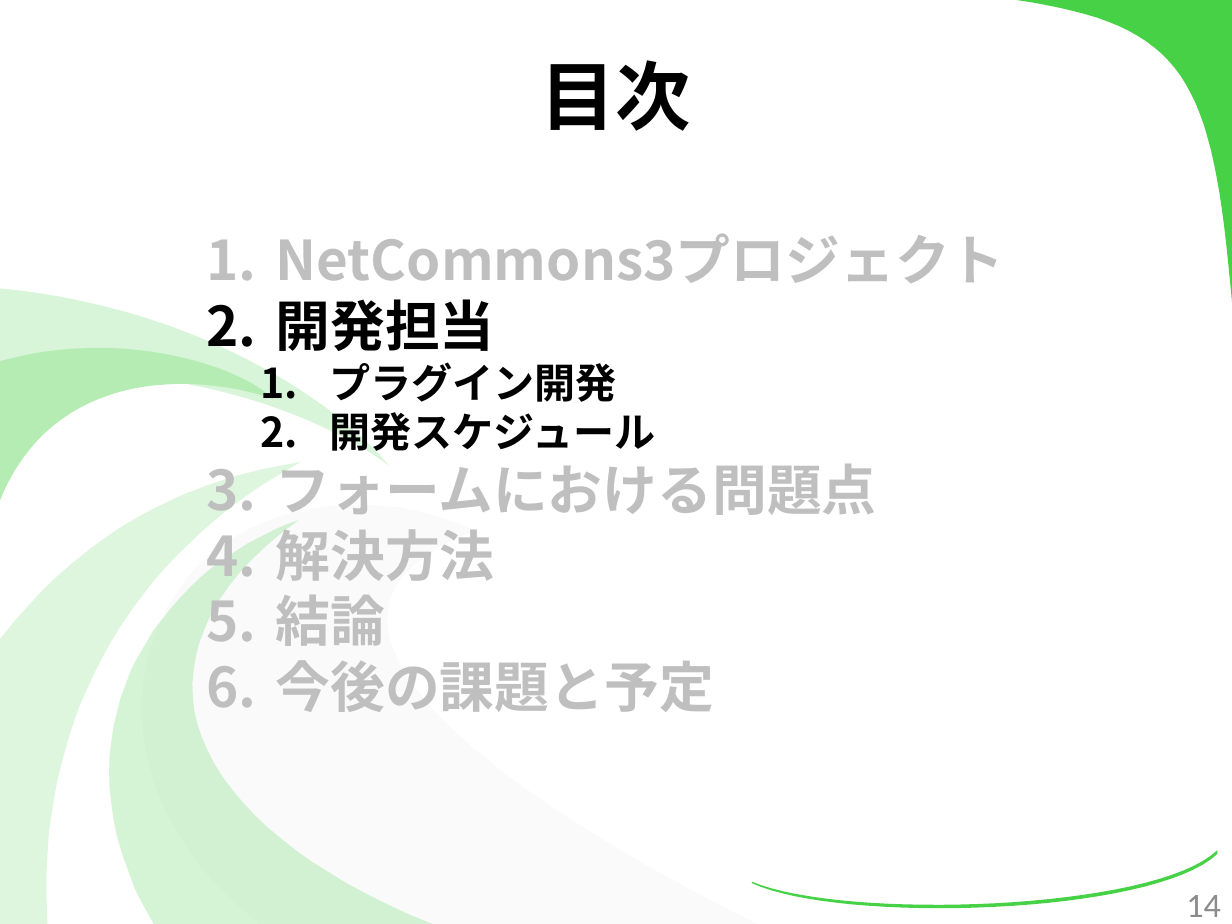
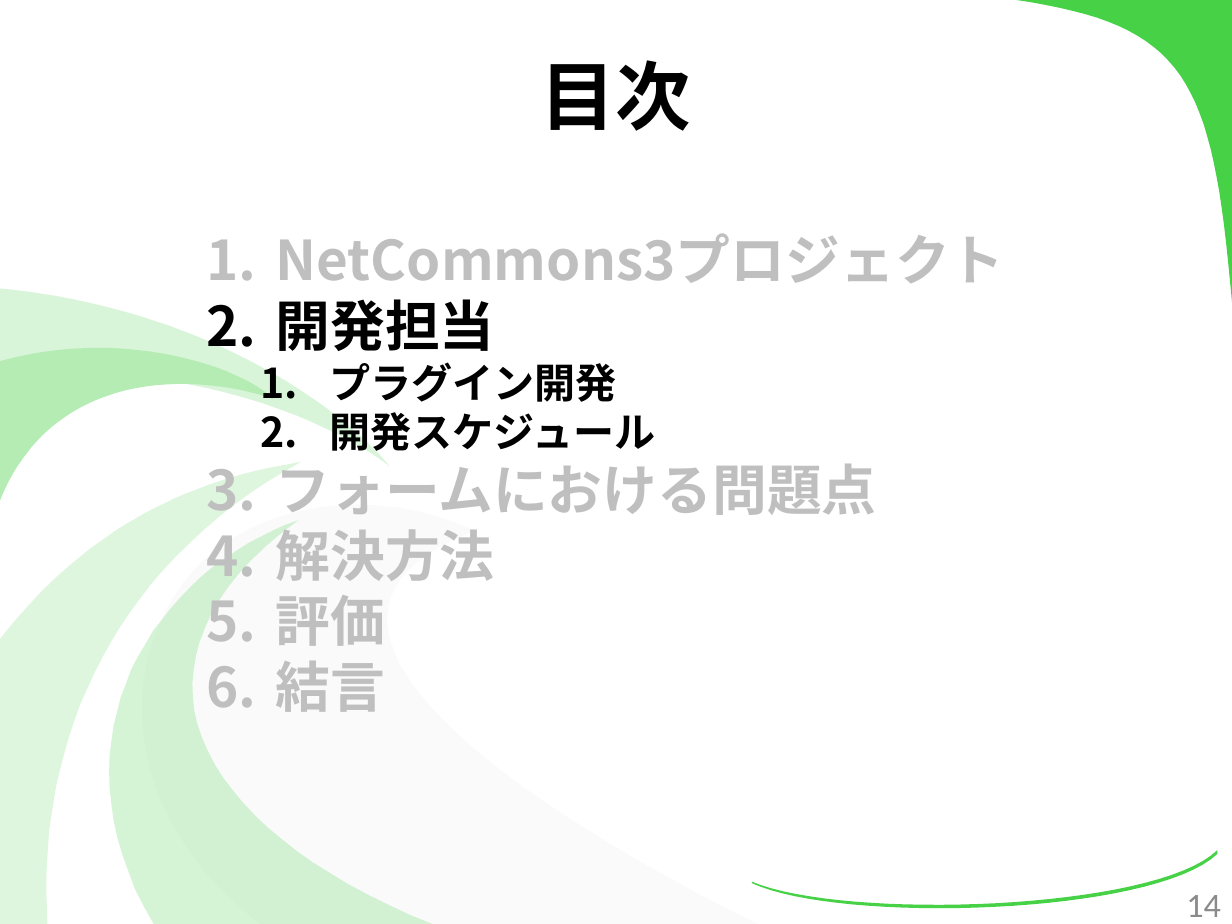
Before and after one commit to kotaro0717/Report-Management, a slide deck: slide 14 of PowerPoint/report_hokada.pptx. Drawn at 1232x924 pixels with LibreOffice and Linux fonts; fonts in the diff are those of the drawing. Boxes give left, top, right and bottom in pixels: in the first picture for what was removed or moved away, otherwise in the second. Text is boxed around its words. In the diff, an @@ line names an element or a change of style, - is before the commit and + after.

Commit message:
パワポの目次 一通り作成

```diff
--- a/PowerPoint/report_hokada.pptx
+++ b/PowerPoint/report_hokada.pptx
@@ text at (276, 595, 386, 712): text changed @@
-5. 結論
-6. 今後の課題と予定
+5. 評価
+6. 結言
```
Also in this commit, not shown: 8 other slides changed, 2 slides added.
